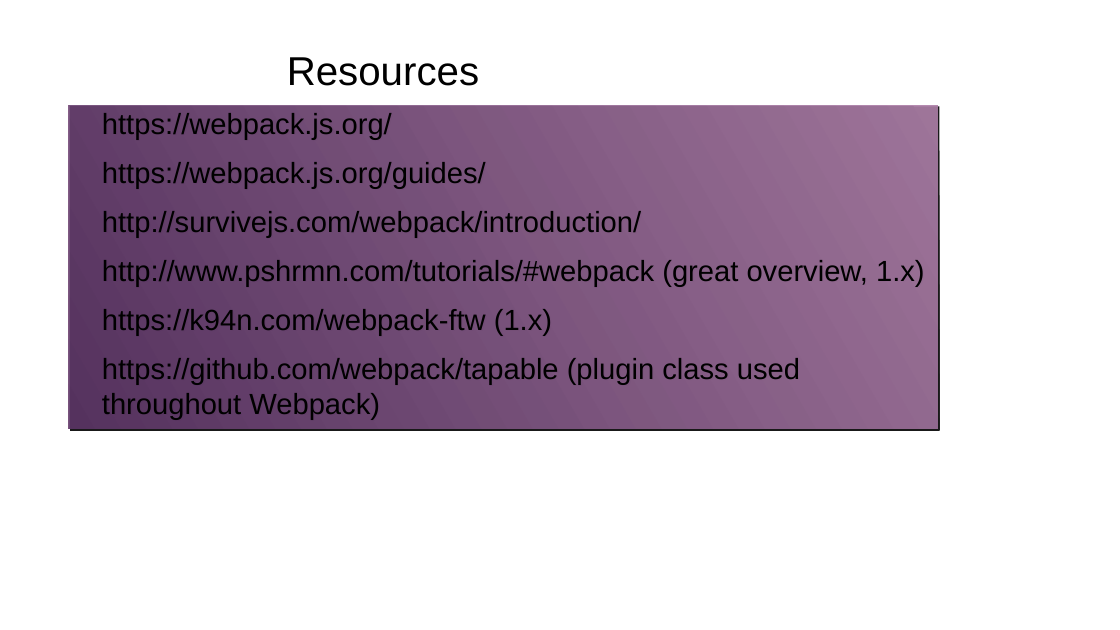
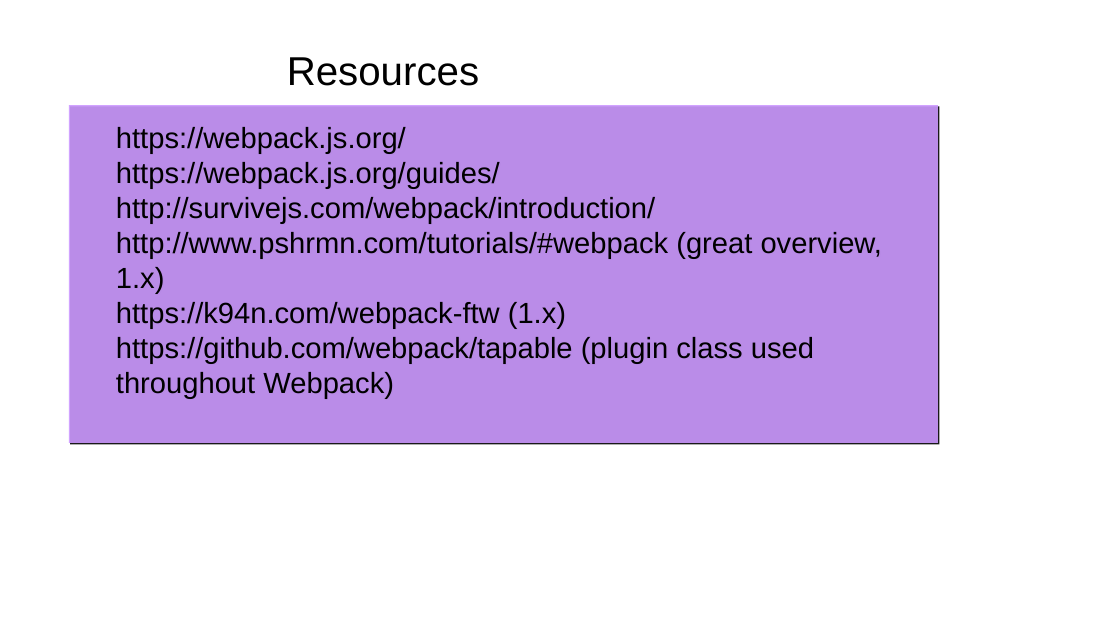
Before and after one commit to gharley/webpack-presi, a slide deck: slide 9 of webpack.odp (slide 8 before the commit). Drawn at 1120x630 pixels with LibreOffice and Linux fonts; fonts in the diff are those of the drawing; background and template pictures are left out. Boxes give left, top, right and bottom in pixels: in the first picture for what was removed or moved away, otherwise in the second. Text is boxed around its words. In the diff, an @@ line names an element or a change of style, - is before the commit and + after.

```diff
--- a/webpack.odp
+++ b/webpack.odp
@@ text "https://webpack.js.org/": place and size @@
-text "https://webpack.js.org/" at [69, 105, 938, 436]
+text "https://webpack.js.org/" at [69, 105, 938, 450]
@@ text "https://webpack.js.org/" at [69, 105, 938, 450]: less space between paragraphs; fill gradient #AD7FA8 to #5C3566 to #CC99FF at 90% opacity @@
```
Also in this commit, not shown: 7 other slides changed, 1 slide added, 3 other files.
